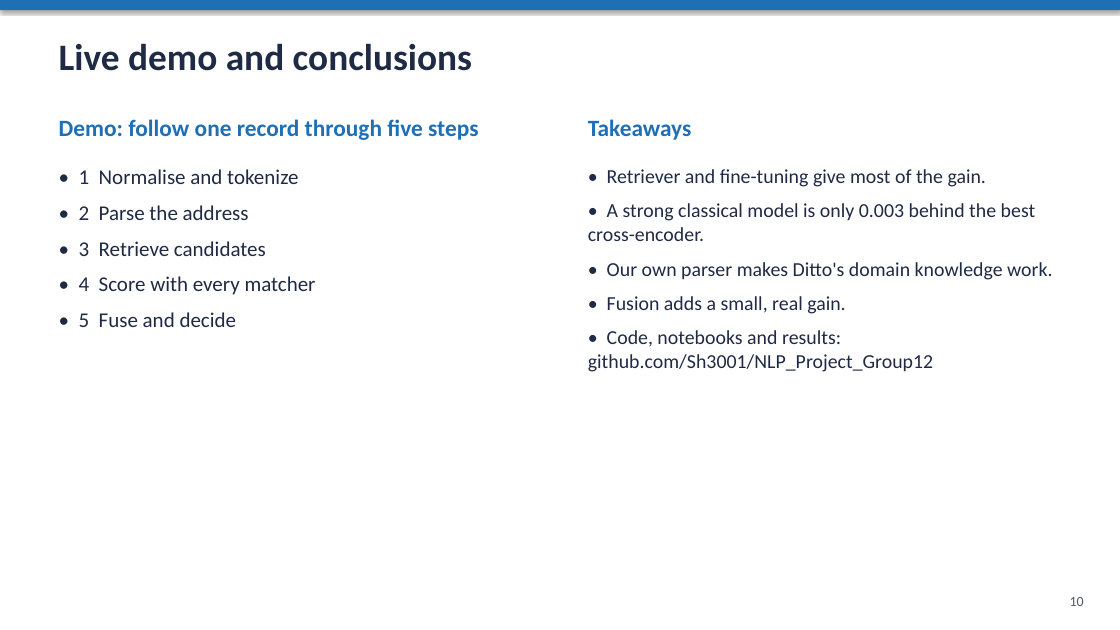
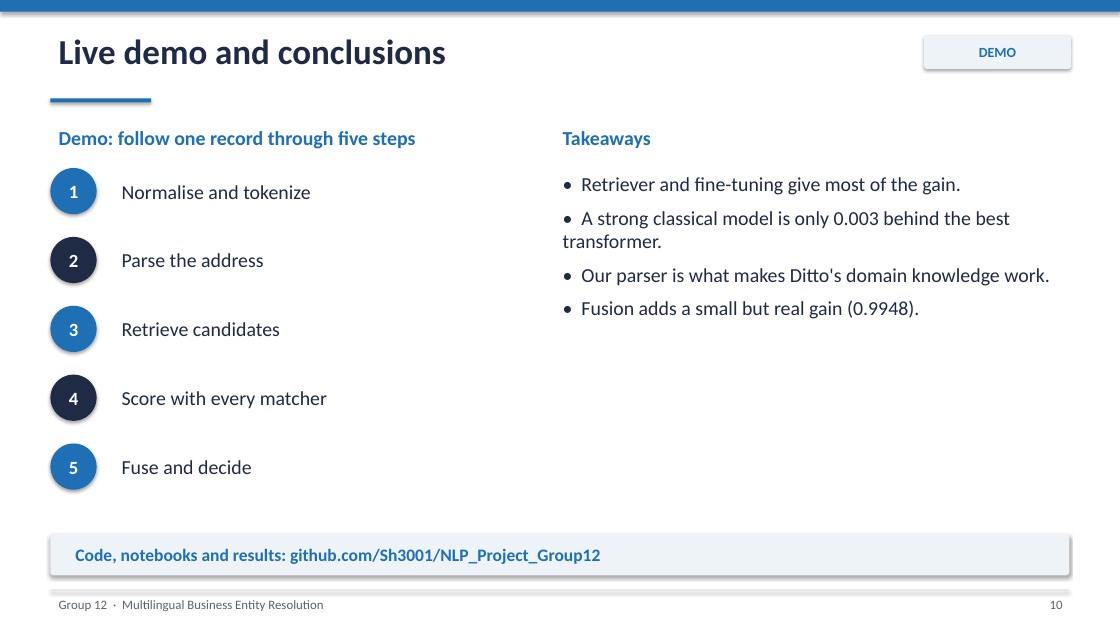
Before and after one commit to Sh3001/NLP_Proj_updated, a slide deck: slide 10 of report/NLP_Project_Group12_Presentation.pptx. Drawn at 1120x630 pixels with LibreOffice and Linux fonts; fonts in the diff are those of the drawing. Boxes give left, top, right and bottom in pixels: in the first picture for what was removed or moved away, otherwise in the second. Text is boxed around its words. In the diff, an @@ line names an element or a change of style, - is before the commit and + after.

```diff
--- a/report/NLP_Project_Group12_Presentation.pptx
+++ b/report/NLP_Project_Group12_Presentation.pptx
@@ text "Live demo and conclusions" at [59, 39, 446, 65]: size 32 to 30 pt @@
@@ rounded rectangle added at [924, 35, 1071, 69], fill #EEF3F8, 12 pt, text #1F6FB5, bold @@
+DEMO
@@ rectangle added at [50, 98, 151, 103], fill #1F6FB5 @@
@@ text "Demo: follow one record through ..." at [59, 131, 416, 149]: size 20 to 17 pt @@
@@ text "Demo: follow one record through ...": place and size @@
-text "Demo: follow one record through ..." at [59, 119, 478, 140]
+text "Demo: follow one record through ..." at [59, 131, 416, 149]
@@ text "Takeaways": place and size @@
-text "Takeaways" at [588, 119, 692, 140]
+text "Takeaways" at [563, 131, 651, 148]
@@ text "Takeaways" at [563, 131, 651, 148]: size 20 to 17 pt @@
@@ ellipse added at [50, 168, 97, 214], fill #1F6FB5, 16 pt, text #FFFFFF, bold @@
+1
@@ text removed at [79, 169, 316, 327] @@
-• 1 Normalise and tokenize
-• 2 Parse the address
-• 3 Retrieve candidates
-• 4 Score with every matcher
-• 5 Fuse and decide
@@ text "• Retriever and fine-tuning give ...": place and size @@
-text "• Retriever and fine-tuning give ..." at [588, 169, 1052, 372]
+text "• Retriever and fine-tuning give ..." at [563, 177, 1049, 319]
@@ text at [581, 177, 960, 195]: less space between paragraphs @@
@@ text added at [122, 185, 310, 199], 17 pt, text #1F2A44 @@
+Normalise and tokenize
@@ ellipse added at [50, 237, 97, 283], fill #1F2A44, 16 pt, text #FFFFFF, bold @@
+2
@@ text at [563, 211, 1049, 319]: text changed @@
-• A strong classical model is only 0.003 behind the best cross-encoder.
-• Our own parser makes Ditto's domain knowledge work.
-• Fusion adds a small, real gain.
-• Code, notebooks and results: github.com/Sh3001/NLP_Project_Group12
+• A strong classical model is only 0.003 behind the best transformer.
+• Our parser is what makes Ditto's domain knowledge work.
+• Fusion adds a small but real gain (0.9948).
@@ text added at [122, 253, 263, 267], 17 pt, text #1F2A44 @@
+Parse the address
@@ ellipse added at [50, 306, 97, 352], fill #1F6FB5, 16 pt, text #FFFFFF, bold @@
+3
@@ text added at [122, 322, 280, 336], 17 pt, text #1F2A44 @@
+Retrieve candidates
@@ ellipse added at [50, 375, 97, 421], fill #1F2A44, 16 pt, text #FFFFFF, bold @@
+4
@@ text added at [122, 391, 327, 408], 17 pt, text #1F2A44 @@
+Score with every matcher
@@ ellipse added at [50, 444, 97, 490], fill #1F6FB5, 16 pt, text #FFFFFF, bold @@
+5
@@ text added at [122, 460, 252, 474], 17 pt, text #1F2A44 @@
+Fuse and decide
@@ rounded rectangle added at [50, 534, 1070, 576], fill #EEF3F8 @@
@@ text added at [75, 548, 600, 564], 15 pt, text #1F6FB5, bold @@
+Code, notebooks and results: github.com/Sh3001/NLP_Project_Group12
@@ rectangle added at [50, 590, 1070, 591], fill #C9D6E6 @@
@@ text "10": place and size @@
-text "10" at [1070, 597, 1084, 606]
+text "10" at [1050, 600, 1063, 609]
@@ text "10" at [1050, 600, 1063, 609]: size 12 to 11 pt, text colour #555B66 to #5A6270 @@
@@ text added at [59, 600, 323, 611], 11 pt, text #5A6270 @@
+Group 12 · Multilingual Business Entity Resolution
```
Also in this commit, not shown: 9 other slides changed.
